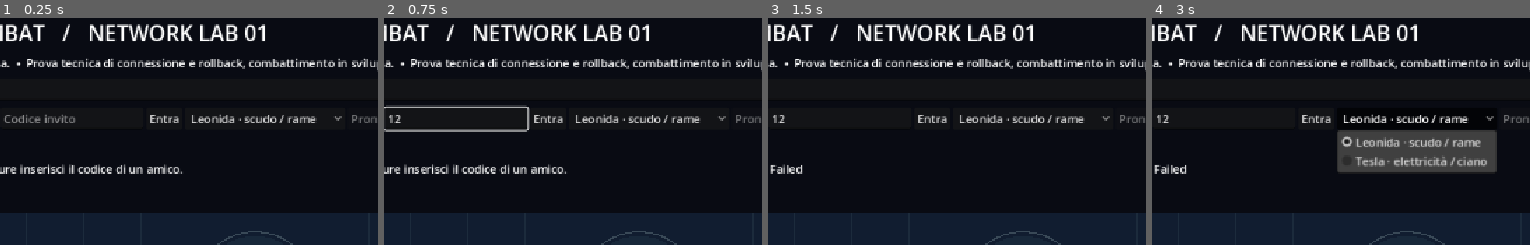
Above: before the commit, frames 1-4 (left to right).
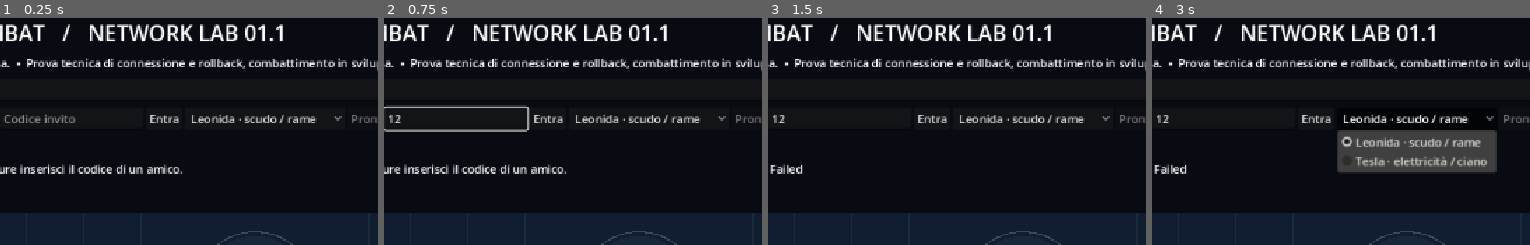
Above: after the commit, the same moments.

Repository: cellox893/Fatal-Kombat
Game: Godot game, scene res://main.tscn
The game is run twice, just before and just after one commit, with the same random seed, the same clock (stepped at 60 frames per second) and the same inputs.
Inputs (mouse positions are % of the whole screen's width and height, from its top left):
- Up to frame 1 (0.25 s): no input
- Up to frame 2 (0.75 s): click (26, 22) at 0.52 s; type "12" at 0.6 s
- Up to frame 3 (1.5 s): click "Crea stanza privata" at 1.25 s
- Up to frame 4 (3 s): click "Entra" at 2 s; click "Leonida · scudo / rame" at 2.75 s
The pictures show only the part of the screen within x 16-66%, y 0-50%; the shares and areas given below are measured in that part.

The runs differ from the first frame. In frame 1, 0.1% of the frame differs, in the area x 71-75%, y 2-11%; in frame 2, 0.1%; in frame 3, 0.1%; in frame 4, 0.1%.

Commit message:
Fix signaling access through same-origin preview and report connection stages

Diff:
--- a/game/network/transport.gd
+++ b/game/network/transport.gd
@@ -18,6 +18,9 @@
 var rtt: int = 0
 var ping_at: int = 0
 var request: Dictionary = {}
+var signaling_opened: bool = false
+var awaiting_room: bool = false
+var room_requested_at: int = 0
 
 func enter(endpoint: String, code: String) -> void:
 	if active:
@@ -46,15 +49,25 @@
 		return
 	socket.poll()
 	if socket.get_ready_state() == WebSocketPeer.STATE_OPEN:
+		if not signaling_opened:
+			signaling_opened = true
+			status.emit("WebSocket aperto · richiesta alla lobby…")
 		if not request.is_empty():
-			send_signal(request)
+			var send_error: Error = socket.send_text(JSON.stringify(request))
+			if send_error != OK:
+				_fail("Invio alla lobby fallito: " + error_string(send_error))
+				return
+			awaiting_room = true
+			room_requested_at = Time.get_ticks_msec()
 			request = {}
 		while socket.get_available_packet_count() > 0:
 			var data: Variant = JSON.parse_string(socket.get_packet().get_string_from_utf8())
 			if data is Dictionary:
 				_handle_signal(data)
 	elif socket.get_ready_state() == WebSocketPeer.STATE_CLOSED:
-		_fail("Signaling disconnesso. Controlla URL e accesso alla porta 8001, poi ricarica.")
+		var close_code: int = socket.get_close_code()
+		var stage: String = "dopo apertura" if signaling_opened else "prima dell’apertura"
+		_fail("Signaling chiuso %s (codice %d). Ricarica il gioco; se persiste, comunica questo messaggio." % [stage, close_code])
 		return
 	if peer:
 		peer.poll()
@@ -82,16 +95,22 @@
 		_fail("Timeout: nessun pacchetto dal peer per 5 secondi. Ricarica per riprovare.")
 	elif peer and not opened and Time.get_ticks_msec() - started_at > 30000:
 		_fail("Timeout WebRTC: potrebbe servire un relay TURN.")
-	elif not request.is_empty() and Time.get_ticks_msec() - started_at > 15000:
-		_fail("Timeout signaling: apri prima l’URL HTTPS della porta 8001.")
+	elif not signaling_opened and Time.get_ticks_msec() - started_at > 15000:
+		_fail("Timeout apertura WebSocket (15 s). Verifica accesso all’URL del gioco e rete.")
+	elif awaiting_room and Time.get_ticks_msec() - room_requested_at > 10000:
+		_fail("WebSocket aperto, ma la lobby non risponde (10 s). Comunica questo messaggio.")
 
 func _handle_signal(data: Dictionary) -> void:
 	match str(data.get("type", "")):
 		"error":
+			awaiting_room = false
 			status.emit(str(data.message))
 			if opened:
 				_fail(str(data.message))
 		"room":
+			awaiting_room = false
+			if not peer:
+				status.emit("Lobby connessa · scegli il personaggio e premi Pronto in entrambe le finestre.")
 			slot = int(data.slot)
 			ice_servers = data.iceServers
 			room_updated.emit(data)
--- a/game/presentation/main.gd
+++ b/game/presentation/main.gd
@@ -39,7 +39,7 @@
 	panel.add_theme_constant_override("separation", 10)
 	add_child(panel)
 	var title := Label.new()
-	title.text = "FATAL KOMBAT   /   NETWORK LAB 01"
+	title.text = "FATAL KOMBAT   /   NETWORK LAB 01.1"
 	title.add_theme_font_size_override("font_size", 30)
 	panel.add_child(title)
 	var subtitle := Label.new()
@@ -48,7 +48,7 @@
 	endpoint.placeholder_text = "Endpoint signaling wss://…"
 	endpoint.text = "ws://127.0.0.1:8001"
 	if OS.has_feature("web"):
-		endpoint.text = str(JavaScriptBridge.eval("location.protocol === 'https:' ? 'wss://' + location.host.replace('-8000.', '-8001.') : 'ws://' + location.hostname + ':8001'"))
+		endpoint.text = str(JavaScriptBridge.eval("(location.protocol === 'https:' ? 'wss://' : 'ws://') + location.host + '/signaling'"))
 	else:
 		var configured: String = OS.get_environment("SIGNALING_URL")
 		if not configured.is_empty():
Not shown, changed: ARCHITECTURE.md
Not shown, changed: README.md
Not shown, changed: ROADMAP.md
Not shown, changed: docs/NETWORKING.md
Not shown, changed: docs/VALIDATION.md
Not shown, changed: scripts/preview.sh
Not shown, added: services/signaling/preview.mjs
Not shown, added: services/signaling/preview.test.mjs
Not shown, added: tests/browser/signaling-errors.mjs
